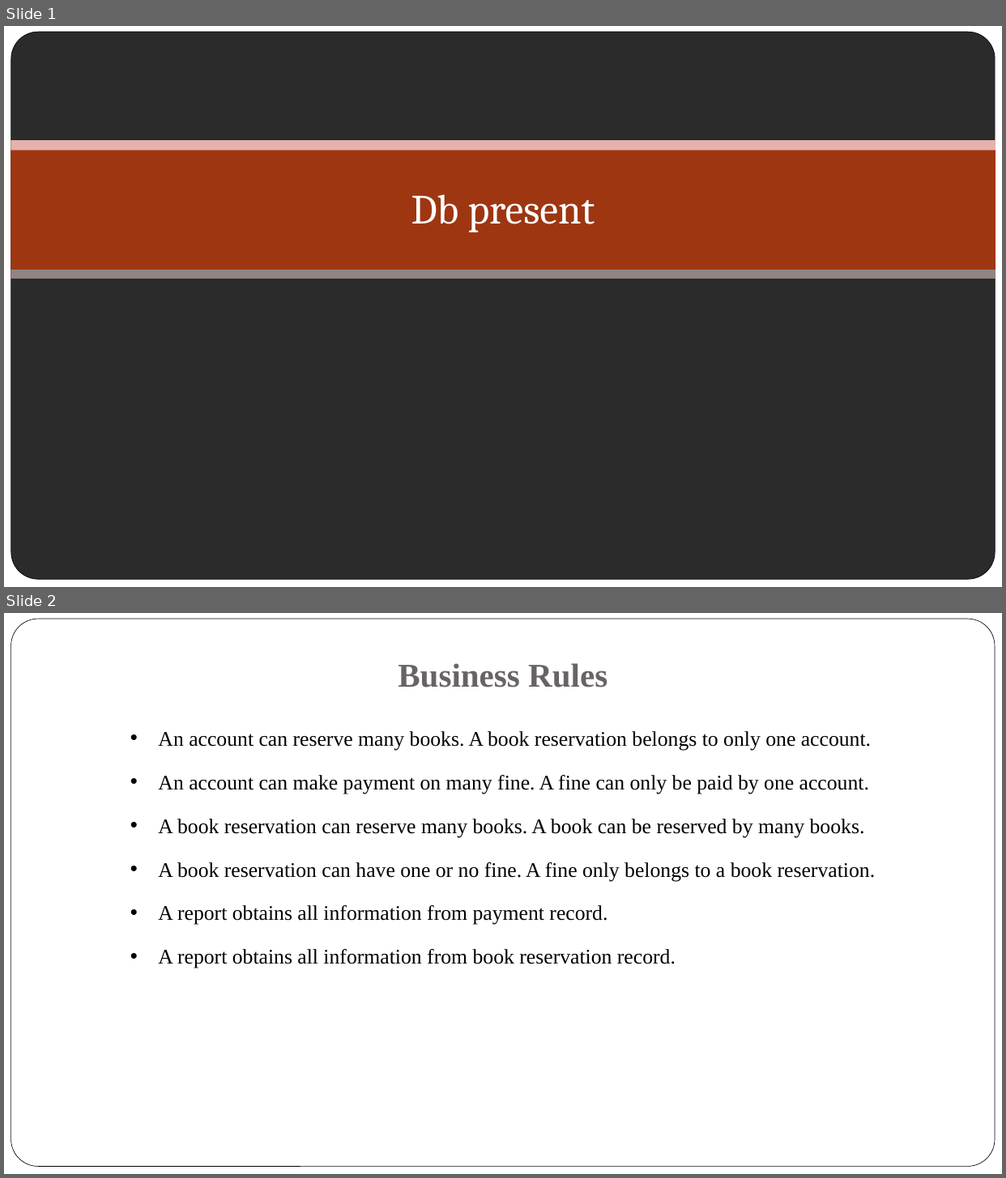
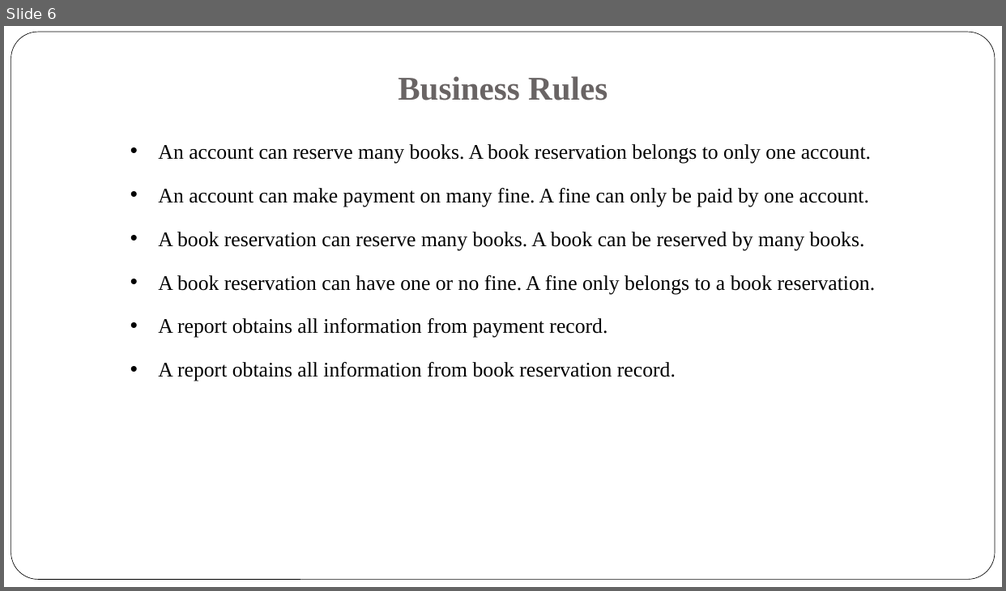
Before and after one commit to jyu1129/Database-Assignment, a slide deck: Presentation/Database Assignment.pptx. Shown one above the other, each under a label of ours: slides 1 and 2 before the commit, slide 6 after it. The pictures are 1006x1178 and 1006x591 pixels, drawn with LibreOffice and Linux fonts; fonts in the diff are those of the drawing; background and template pictures are left out; a plain dark background stands for a picture behind light text. Boxes give left, top, right and bottom in pixels: in the first picture for what was removed or moved away, otherwise in the second. Text is boxed around its words. In the diff, an @@ line names an element or a change of style, - is before the commit and + after.

```diff
--- a/Presentation/Database Assignment.pptx
+++ b/Presentation/Database Assignment.pptx
@@ slide 1 removed at (4, 26, 1002, 587), background picture (left out) @@
@@ rectangle removed at (4, 26, 1002, 587) @@
@@ rounded rectangle removed at (11, 32, 995, 580) @@
@@ rectangle removed at (10, 144, 995, 269) @@
@@ rectangle removed at (10, 140, 995, 150) @@
@@ title removed at (411, 194, 595, 233) @@
-Db present
@@ rectangle removed at (10, 270, 995, 279) @@
@@ what was slide 2 is now slide 6 @@
```
Also in this commit, not shown: 7 slides added, 1 other slide removed.
